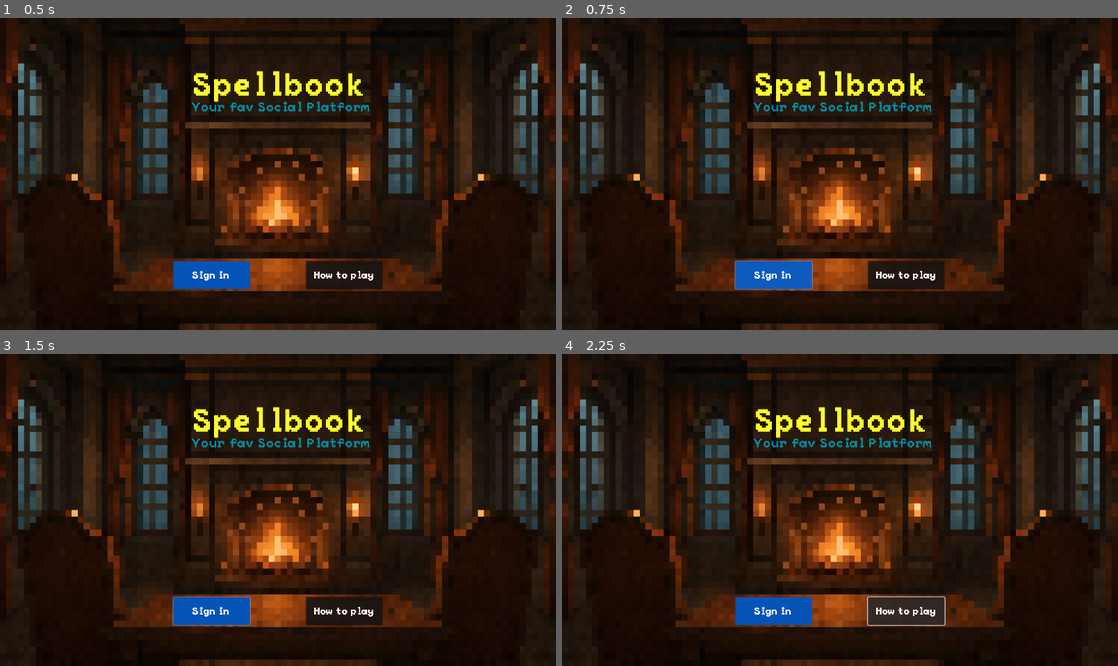
Above: before the commit, frames 1-4 (two rows, left to right).
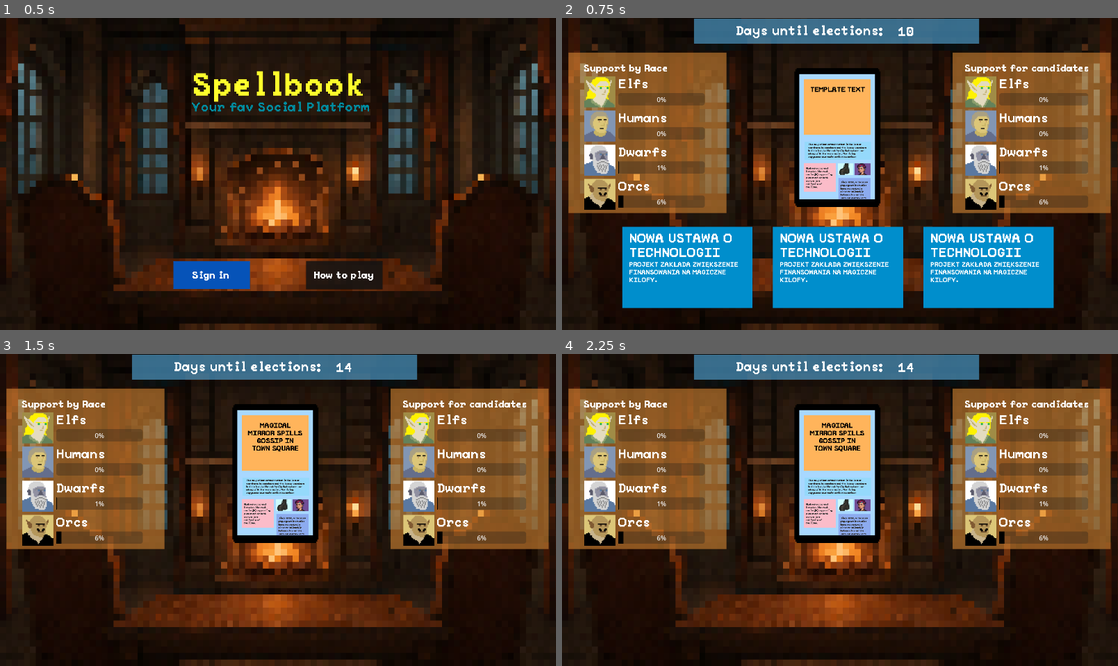
Above: after the commit, the same moments.

Repository: WhatYouFormaggiKindOfPizza/game
Game: Godot game, scene res://scenes/game.tscn
Same seed, same stepped clock (60 frames per second), same inputs: the game is played once before the commit and once after it.
Inputs (mouse positions are in pixels of both pictures, inside the frame that each line leads up to):
- Up to frame 1 (0.5 s): no input
- Up to frame 2 (0.75 s): click "Sign in" at 0.5 s
- Up to frame 3 (1.5 s): click (127, 603) at 1.27 s
- Up to frame 4 (2.25 s): click (906, 609) at 2 s, where only the run before the commit has a clickable "How to play"

Frame 1 is identical in both runs. In frame 2, 60% of the frame differs, in the area x 1-99%, y 0-94%; in frame 3, 43%; in frame 4, 43%.
Error before the commit: Invalid call. Nonexistent function 'init' in base 'Node (scene_manager.gd)'. (res://scripts/managers/game_manager.gd:140)
Error after the commit: Invalid access to property or key 'relationship' on a base object of type 'Object (Support)'. (res://scripts/vote_simulator.gd:30)

Commit message:
Refactor scene manager and some further cleanup

Diff:
--- a/scripts/board.gd
+++ b/scripts/board.gd
@@ -7,7 +7,7 @@
 func init() -> void:
 	rel_bar_container.init(GameManager.instance.entity_groups)
 	rel_bar_container2.init(GameManager.instance.entity_groups)
-	GameManager.instance.next_round_signal.connect(change_week_number)
+	GameManager.instance.begin_round_signal.connect(change_week_number)
 
 
 func change_week_number(week_number: int) -> void:
--- a/scripts/lose_screen.gd
+++ b/scripts/lose_screen.gd
@@ -1,11 +1,5 @@
 class_name LoseScreen extends Node2D
 
-@onready var final_race_support: RelBarContainer = $FinalRaceSupport
-@onready var final_support: RelBarContainer = $FinalSupport
-
-func _ready() -> void:
-	final_race_support.init(GameManager.instance.entity_groups)
-	final_support.init(GameManager.instance.entity_groups)
 
 func _on_exit_pressed() -> void:
 	GameManager.instance.restart_game()
--- a/scripts/managers/game_manager.gd
+++ b/scripts/managers/game_manager.gd
@@ -18,19 +18,15 @@
 var events: Array[Event] = []
 
 var current_event: Event
-var current_posts: Array[Post]
 
 var week_data: WeekData = WeekData.new()
 
-var posts_container: HBoxContainer
-var days_until: DaysUntil
-var phone: Phone
 
 var day: int = 0
 
-signal next_round_signal(week_number: float)
+signal begin_round_signal(week_number: float)
 signal end_round_signal(week_number: float)
-signal next_turn_signal()
+signal begin_turn_signal()
 signal end_turn_signal()
 
 
@@ -39,7 +35,7 @@
 	get :
 		return entities_store.entity_groups
 
-var kings: Array[Candidate] :
+var candidates: Array[Candidate] :
 	get :
 		return entities_store.candidates
 
@@ -57,7 +53,7 @@
 	if show_logs:
 		log_ready()
 
-	vote_simulator.init(entity_groups, kings)
+	vote_simulator.init(entity_groups, candidates)
 
 
 
@@ -125,8 +121,8 @@
 	for e in entities_store.entity_groups:
 		print("EntityGroup: " + e.group_name + " with ID: " + str(e.id))
 
-	print("--- Kings ---")
-	print("Loaded " + str(entities_store.candidates.size()) + " kings from scene.")
+	print("--- Candidates ---")
+	print("Loaded " + str(entities_store.candidates.size()) + " candidates from scene.")
 	for k in entities_store.candidates:
 		print("Candidate: " + k.king_name + " with ID: " + str(k.id) + " and is_player: " + str(k.is_player))
 
@@ -137,13 +133,8 @@
 
 
 func start_game() -> void:
-	SceneManager.instance.init(self)
-	SceneManager.instance.show_screen(SceneManager.instance.game_screen)
-	posts_container = SceneManager.instance.game_screen.posts_container
-	days_until = SceneManager.instance.game_screen.days_until
+	SceneManager.instance.load_scene(SceneManager.game_screen)
 	week_data.set_start_week_entity_groups(entities_store.entity_groups)
-	phone = SceneManager.instance.game_screen.phone
-	SceneManager.instance.run_delayed_inits()
 
 	if show_logs:
 		print("Game started")
@@ -152,40 +143,20 @@
 
 
 func next_turn() -> void:
-	days_until.set_days(day, max_turns)
-	day += 1
-	next_turn_signal.emit()
-
-	if show_logs:
-		print("Next turn started. Day: " + str(day))
-
 	#get random event
 	current_event = events[randi_range(0, events.size() - 1)]
-
 	while !current_event.is_available:
 		current_event = events[randi_range(0, events.size() - 1)]
 
 	current_event.is_available = false
 
-	phone.load_and_display_event(current_event.id)
-
-	if current_event.posts.size() > 3:
-		# get random 3 posts from the event
-		current_event.posts.shuffle()
-		current_event.posts = current_event.posts.slice(0, 3)
-
-	#check if event has 3 required posts
-	assert(current_event.posts.size() == 3, "Event with id: " + str(current_event.id) + ", needs 3 posts assigned, found: " + str(current_event.posts.size()))
-
-	# Mocked posts for now | update noone is mocking my posts anymore
-	current_posts = current_event.posts
-
-	for c in posts_container.get_children():
-		posts_container.remove_child(c)
-
-	for post in current_posts:
-		posts_container.add_child(post)
-		post.setup_scene()
+	# increment day
+	day += 1
+	if show_logs:
+		print("Next turn started. Day: " + str(day))
+
+	# emit signal
+	begin_turn_signal.emit()
 
 	# TODO: send player messages from lobbyists
 
@@ -211,22 +182,20 @@
 		next_turn()
 
 func next_round() -> void:
-	next_round_signal.emit((day / 7.0) + 1)
+	SceneManager.instance.load_scene(SceneManager.game_screen)
+	begin_round_signal.emit((day / 7.0) + 1)
+
 	run_support_simulation()
 	week_data.clear()
 	week_data.set_start_week_entity_groups(entities_store.entity_groups)
-	SceneManager.instance.show_screen(SceneManager.instance.game_screen)
 	next_turn()
 
 func end_round() -> void:
+	SceneManager.instance.load_scene(SceneManager.week_end_screen)
+
 	var week_number = int(day / 7.0)
-	end_round_signal.emit((day / 7.0) + 1)
-
-
 	if show_logs:
 		print("Round ended. Week: " + str(week_number))
-
-	SceneManager.instance.show_screen(SceneManager.instance.week_end_screen)
 
 
 	# # Get some random event resolutions
@@ -243,6 +212,9 @@
 	# 		print("Event Resolution: " + str(er))
 	# 	#HERE
 
+	end_round_signal.emit((day / 7.0) + 1)
+
+
 
 	#show week summary (relationships changes of all pretenders)
 	var actual_week_supp_difrence = []
@@ -264,12 +236,14 @@
 		final_score.append(vote_simulator.compute_support(king))
 	var max_score = final_score.max()
 	var max_index = final_score.find(max_score)
+
 	if entities_store.candidates[max_index].is_player:
 		has_player_won = true # Defaulty false
+
 	if has_player_won == true:
-		SceneManager.instance.show_screen(SceneManager.instance.win_screen)
+		SceneManager.instance.load_scene(SceneManager.win_screen)
 	else:
-		SceneManager.instance.show_screen(SceneManager.instance.lose_screen)
+		SceneManager.instance.load_scene(SceneManager.lose_screen)
 
 
 func run_support_simulation() -> void:
--- a/scripts/managers/scene_manager.gd
+++ b/scripts/managers/scene_manager.gd
@@ -1,31 +1,16 @@
 extends ManagerBase
 
-
-@onready var game_screen: GameScreen = load("res://scenes/screens/game_screen.tscn").instantiate()
-@onready var start_screen: StartScreen = load("res://scenes/screens/start_screen.tscn").instantiate()
-@onready var week_end_screen: WeekEndScreen = load("res://scenes/screens/week_end_screen.tscn").instantiate()
-@onready var how_to_play_pop_up: HowToPlayPopUp = load("res://scenes/screens/how_to_play_pop_up.tscn").instantiate()
-@onready var win_screen: WinScreen = load("res://scenes/screens/win_screen.tscn").instantiate()
-@onready var lose_screen: LoseScreen = load("res://scenes/screens/lose_screen.tscn").instantiate()
-
-func run_delayed_inits() -> void:
-	if game_screen:
-		game_screen.init()
-	if week_end_screen:
-		week_end_screen.init()
-
-func hide_all_scenes() -> void:
-	game_screen.hide()
-	start_screen.hide()
-	week_end_screen.hide()
-	how_to_play_pop_up.hide()
+var game_screen: String = "res://scenes/screens/game_screen.tscn"
+var start_screen: String = "res://scenes/screens/start_screen.tscn"
+var week_end_screen: String = "res://scenes/screens/week_end_screen.tscn"
+var how_to_play_pop_up: String = "res://scenes/screens/how_to_play_pop_up.tscn"
+var win_screen: String = "res://scenes/screens/win_screen.tscn"
+var lose_screen: String = "res://scenes/screens/lose_screen.tscn"
 
 
-func show_screen(screen: Node) -> void:
-	if not screen:
-		push_error("Screen is null, cannot show.")
-		return
+func load_scene(scene_path: String) -> void:
+	if not ResourceLoader.exists(scene_path):
+		push_error("Scene not found: " + scene_path)
 
-	hide_all_scenes()
-	if screen:
-		screen.show()
+	var status = get_tree().change_scene_to_file(scene_path)
+	assert( status == OK, "Failed to load scene: " + scene_path)
--- a/scripts/rel_bar_container.gd
+++ b/scripts/rel_bar_container.gd
@@ -9,16 +9,18 @@
 @onready var title_node = $VBoxContainer/Title
 var objects
 
-func init(_objects: Array[EntityGroup]) -> void:
+func _init() -> void:
+	if(is_entity_group_container):
+		objects = GameManager.instance.entity_groups
+	else:
+		objects = GameManager.instance.candidates
+
+
+func _ready() -> void:
 	title_node.text = title
-
-	if(is_entity_group_container):
-		self.objects = GameManager.instance.entity_groups
-	else:
-		self.objects = GameManager.instance.kings
-
 	clear_container()
 	init_entities()
+
 
 
 func init_entities() -> void:
--- a/scripts/relationship_bar.gd
+++ b/scripts/relationship_bar.gd
@@ -20,7 +20,7 @@
 
 
 func assign_data_refresh_to_signals_kurwa_wszystkich() -> void:
-	GameManager.instance.next_turn_signal.connect(refresh)
+	GameManager.instance.begin_turn_signal.connect(refresh)
 	GameManager.instance.end_turn_signal.connect(refresh)
 	pass
 
--- a/scripts/screens/game_screen.gd
+++ b/scripts/screens/game_screen.gd
@@ -1,14 +1,38 @@
 class_name GameScreen extends Node2D
 
-@export var entity_groups_node: Node #tutaj trzeba podać tego noda który trzyma wszystkie entityGroups
-
-
-@onready var rel_bar_container: RelBarContainer = %RelBarContainer
-@onready var candidate_supp_container: RelBarContainer = %CandidateSupportContainer
-@onready var posts_container: HBoxContainer = %PostsContainer
+@onready var posts_container: Control = %PostsContainer
 @onready var days_until: DaysUntil = %DaysUntil
 @onready var phone: Phone = %Phone
 
-func init() -> void:
-	rel_bar_container.init(GameManager.instance.entity_groups)
-	candidate_supp_container.init(GameManager.instance.entity_groups)
+var current_posts: Array[Post]
+
+
+func _init() -> void:
+	GameManager.instance.begin_turn_signal.connect(on_turn_begin)
+
+
+func on_turn_begin() -> void:
+	days_until.set_days(GameManager.instance.day, GameManager.instance.max_turns)
+	phone.load_and_display_event(GameManager.instance.current_event.id)
+	handle_turn_event()
+
+
+func handle_turn_event() -> void:
+	var current_event = GameManager.instance.current_event
+
+	if current_event.posts.size() > 3:
+		# get random 3 posts from the event
+		current_event.posts.shuffle()
+		current_event.posts = current_event.posts.slice(0, 3)
+
+	# check if event has 3 required posts
+	assert(current_event.posts.size() == 3, "Event with id: " + str(current_event.id) + ", needs 3 posts assigned, found: " + str(current_event.posts.size()))
+
+	current_posts = current_event.posts
+
+	for c in posts_container.get_children():
+		posts_container.remove_child(c)
+
+	for post in current_posts:
+		posts_container.add_child(post)
+		post.setup_scene()
--- a/scripts/stores/entities.gd
+++ b/scripts/stores/entities.gd
@@ -26,12 +26,12 @@
 
 
 func _ready() -> void:
-	load_kings()
+	load_candidates()
 	load_entities()
 	init_entity_groups()
 
 
-func load_kings() -> void:
+func load_candidates() -> void:
 	if candidates_parent:
 		for child in candidates_parent.get_children():
 			if child is Candidate:
--- a/scripts/vote_simulator.gd
+++ b/scripts/vote_simulator.gd
@@ -8,7 +8,7 @@
 var percent_relationship: Array[float] = [] # Jakie jest poparcie w każdej grupie
 var support_history = [] # Tab zawierająca łączną liczbę wyborców [Candidate][w turze]
 
-func init(entity_groups: Array[EntityGroup], kings: Array[Candidate]) -> void:
+func init(entity_groups: Array[EntityGroup], candidates: Array[Candidate]) -> void:
 	groups = entity_groups
 	for i in groups.size():
 		num_entity.append(0)
@@ -18,7 +18,7 @@
 		var random_group = groups[random_index].group_name
 		voters.append(random_group)
 		num_entity[random_index] += 1
-	for king in kings:
+	for king in candidates:
 		support_history.append([])
 
 #oblicza ile procent poparcia ma dany kandydat
@@ -49,10 +49,10 @@
 	return int(round(total_voters))
 
 #zapisuje w tablicy support_history[[]] ile realnie wyborców miał [krol][w turze]
-func update_support_history(kings: Array[Candidate]) -> void:
-	for k in kings:
-		var support = compute_support(k)
-		support_history[k.id].append(support)
+func update_support_history(candidates: Array[Candidate]) -> void:
+	for c in candidates:
+		var support = compute_support(c)
+		support_history[c.id].append(support)
 
 #zwraca jakie poparcie mial krol king w turze turn
 func show_support_history(king: Candidate, turn: int) -> int:
--- a/scripts/win_screen.gd
+++ b/scripts/win_screen.gd
@@ -1,11 +1,5 @@
 class_name WinScreen extends Node2D
 
-@onready var final_race_support: RelBarContainer = $FinalRaceSupport
-@onready var final_support: RelBarContainer = $FinalSupport
-
-func _ready() -> void:
-	final_race_support.init(GameManager.instance.entity_groups)
-	final_support.init(GameManager.instance.entity_groups)
 
 func _on_exit_pressed() -> void:
 	GameManager.instance.restart_game()
